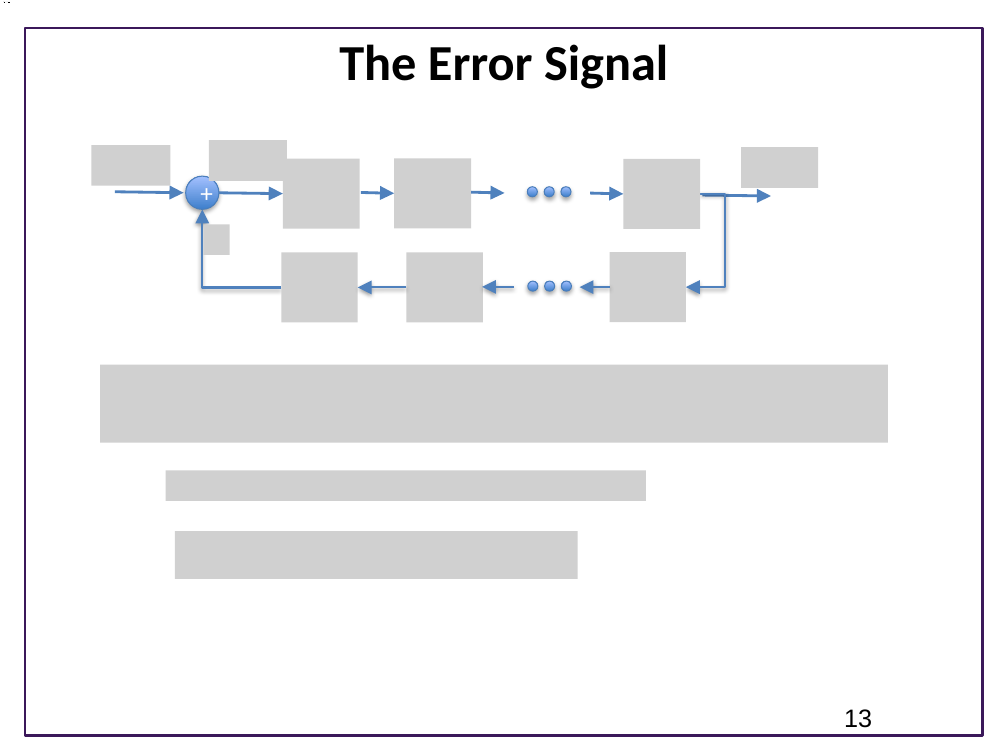
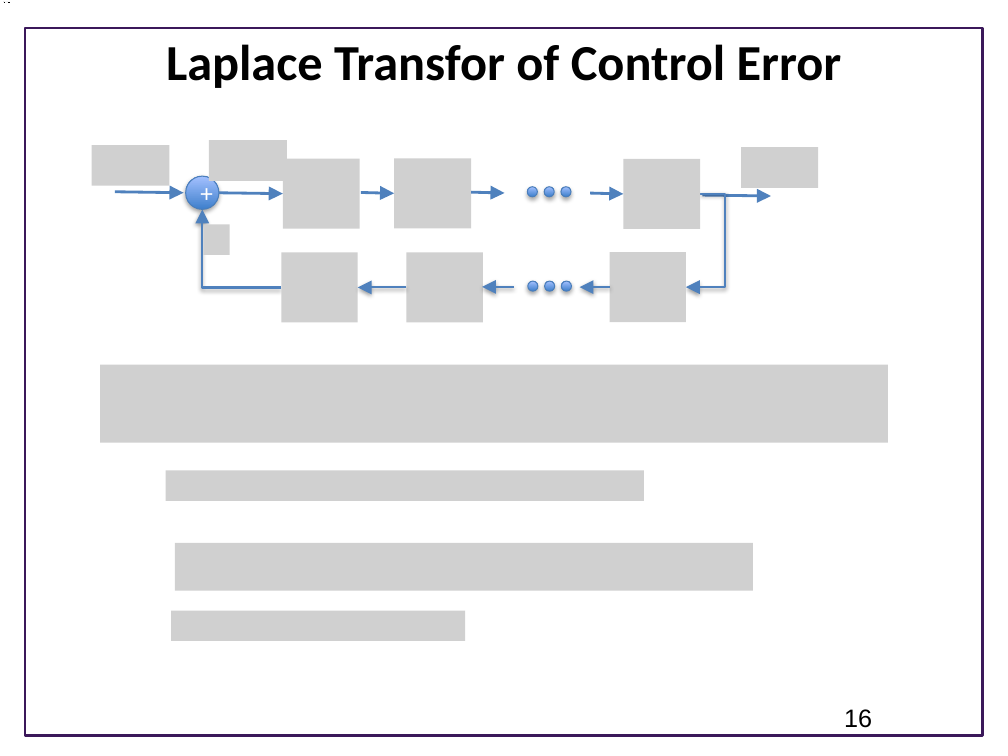
Before and after one commit to joseph-hellerstein/advanced-controls-lectures, a slide deck: slide 16 of Lecture_13-Building-Systems-From-Other-Systems/Building-Systems-From-Other-Systems.pptx (slide 13 before the commit). Drawn at 1008x756 pixels with LibreOffice and Linux fonts; fonts in the diff are those of the drawing; grey boxes stand for pictures; background and template pictures are left out. Boxes give left, top, right and bottom in pixels: in the first picture for what was removed or moved away, otherwise in the second. Text is boxed around its words. In the diff, an @@ line names an element or a change of style, - is before the commit and + after.

```diff
--- a/Lecture_13-Building-Systems-From-Other-Systems/Building-Systems-From-Other-Systems.pptx
+++ b/Lecture_13-Building-Systems-From-Other-Systems/Building-Systems-From-Other-Systems.pptx
@@ title at <box>166,44,842,88</box>: text changed @@
-The Error Signal
+Laplace Transfor of Control Error
@@ picture: place and size @@
-picture at <box>175,531,579,579</box>
+picture at <box>175,543,753,591</box>
@@ picture added at <box>171,611,466,641</box> @@
@@ page number at <box>844,709,872,728</box>: text changed @@
-13
+16
```
Also in this commit, not shown: 1 other slide changed, 6 slides added, 1 slide removed, 2 other files.
